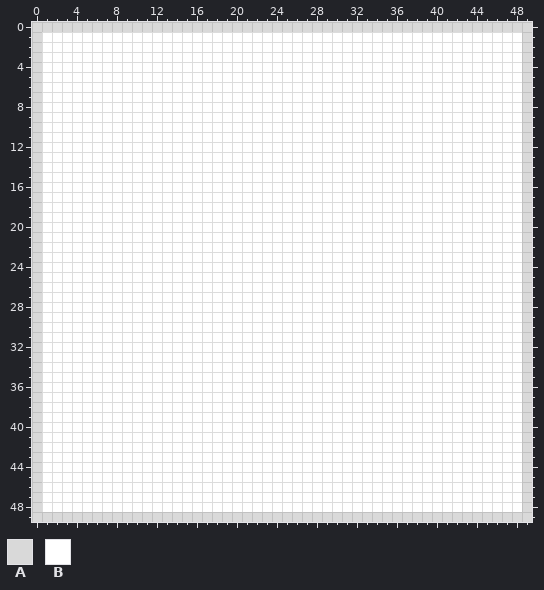
Pixel-art sprite -- data/square.png. Above, as it was before the edit.
The file is 50x50 pixels.
Palette (. is transparent): A #d9d9d9  B #ffffff
Now the later version:
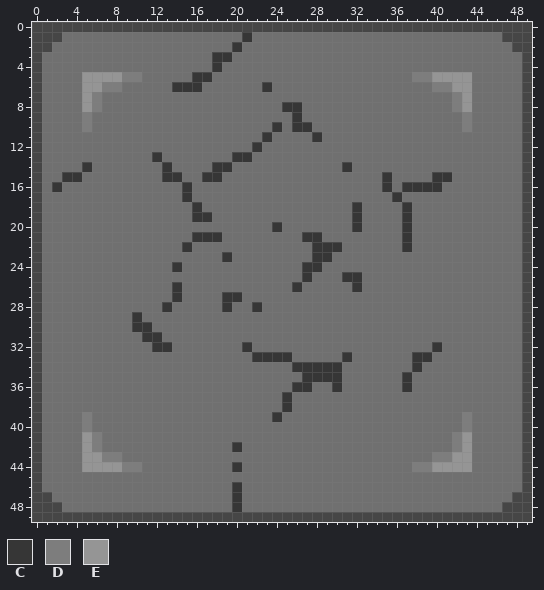
Colours new in this view: C #363636  D #7d7d7d  E #959595
From old to new:
Colour A changes from #d9d9d9 to #464646.
Colour B changes from #ffffff to #707070.
Colour B gives way to colour A in row 1 at x 1 to 2 and 47 to 48; in row 2 at x 1 and 48; in row 47 at x 1 and 48; in row 48 at x 1 to 2 and 47 to 48.
Colour B gives way to colour C in row 1 at x 21; in row 2 at x 20; in row 3 at x 18 to 19; in row 4 at x 18; in row 5 at x 16 to 17; in row 6 at x 14 to 16 and 23.
Colour B gives way to colour C in row 8 at x 25 to 26; in row 9 at x 26; in row 10 at x 24 and 26 to 27; in row 11 at x 23 and 28; in row 12 at x 22; in row 13 at x 12 and 20 to 21.
Colour B gives way to colour C in row 14 at x 5, 13, 18 to 19 and 31; in row 15 at x 3 to 4, 13 to 14, 17 to 18, 35 and 40 to 41; in row 16 at x 2, 15, 35 and 37 to 40; in row 17 at x 15 and 36; in row 18 at x 16, 32 and 37; in row 19 at x 16 to 17, 32 and 37.
Colour B gives way to colour C in row 20 at x 24, 32 and 37; in row 21 at x 16 to 18, 27 to 28 and 37; in row 22 at x 15, 28 to 30 and 37; in row 23 at x 19 and 28 to 29; in row 24 at x 14 and 27 to 28; in row 25 at x 27 and 31 to 32.
Colour B gives way to colour C in row 26 at x 14, 26 and 32; in row 27 at x 14 and 19 to 20; in row 28 at x 13, 19 and 22; in row 29 at x 10; in row 30 at x 10 to 11; in row 31 at x 11 to 12.
Colour B gives way to colour C in row 32 at x 12 to 13, 21 and 40; in row 33 at x 22 to 25, 31 and 38 to 39; in row 34 at x 26 to 30 and 38; in row 35 at x 27 to 30 and 37; in row 36 at x 26 to 27, 30 and 37; in rows 37 to 38 at x 25.
Colour B gives way to colour C in row 39 at x 24; in row 42 at x 20; in row 44 at x 20; in rows 46 to 48 at x 20.
Colour B gives way to colour D in row 5 at x 9 to 10 and 38 to 39; in row 6 at x 7 to 8 and 40 to 41; in rows 7 to 8 at x 6 and 42; in rows 9 to 10 at x 5 and 43; in rows 39 to 40 at x 5 and 43; in rows 41 to 42 at x 6 and 42.
Colour B gives way to colour D in row 43 at x 7 to 8 and 40 to 41; in row 44 at x 9 to 10 and 38 to 39.
Colour B gives way to colour E in row 5 at x 5 to 8 and 40 to 43; in row 6 at x 5 to 6 and 42 to 43; in rows 7 to 8 at x 5 and 43; in rows 41 to 42 at x 5 and 43; in row 43 at x 5 to 6 and 42 to 43; in row 44 at x 5 to 8 and 40 to 43.
